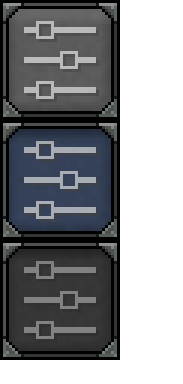
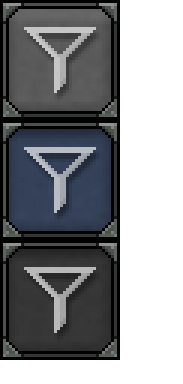
Two versions of the same layered image (183×384). Layer-by-layer changes:
added group "Filter" (1st of 2) with 1 layers above "Mods Alt3" over [24, 27, 96, 333]
added layer "Filter" (2nd of 2, in "Filter") in group "Filter" over [24, 27, 96, 333]
renamed "Filters" to "Configure", hid the group it (1 layers) over [24, 21, 99, 342]
